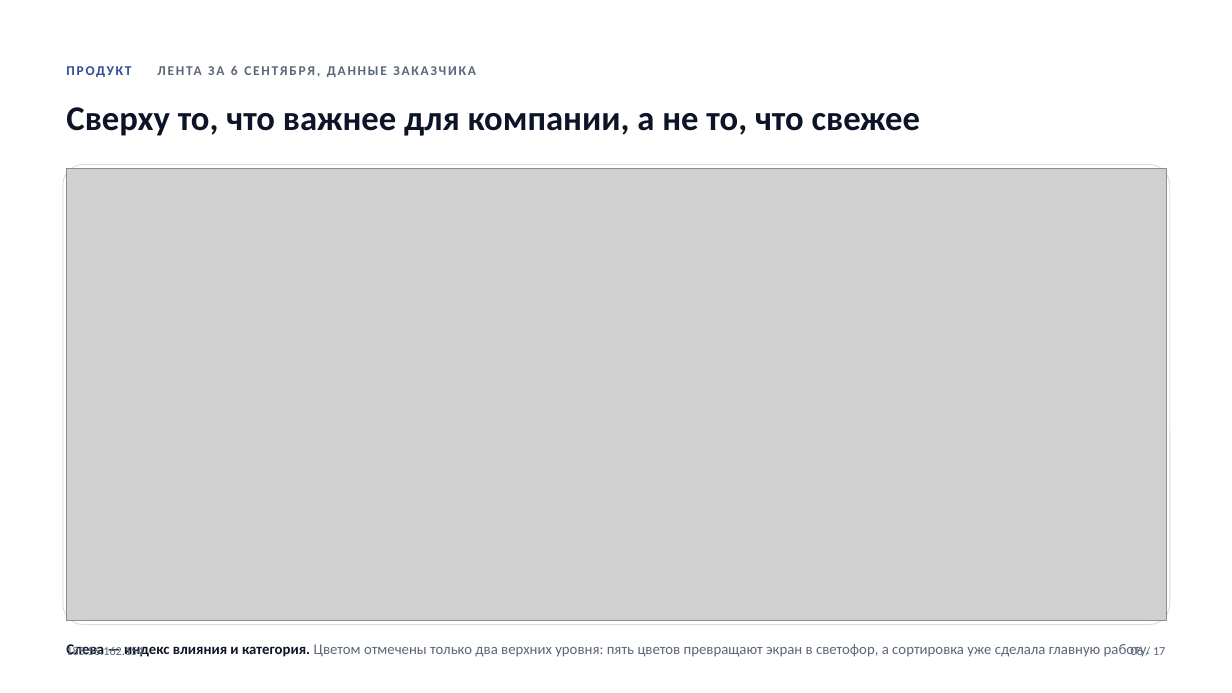
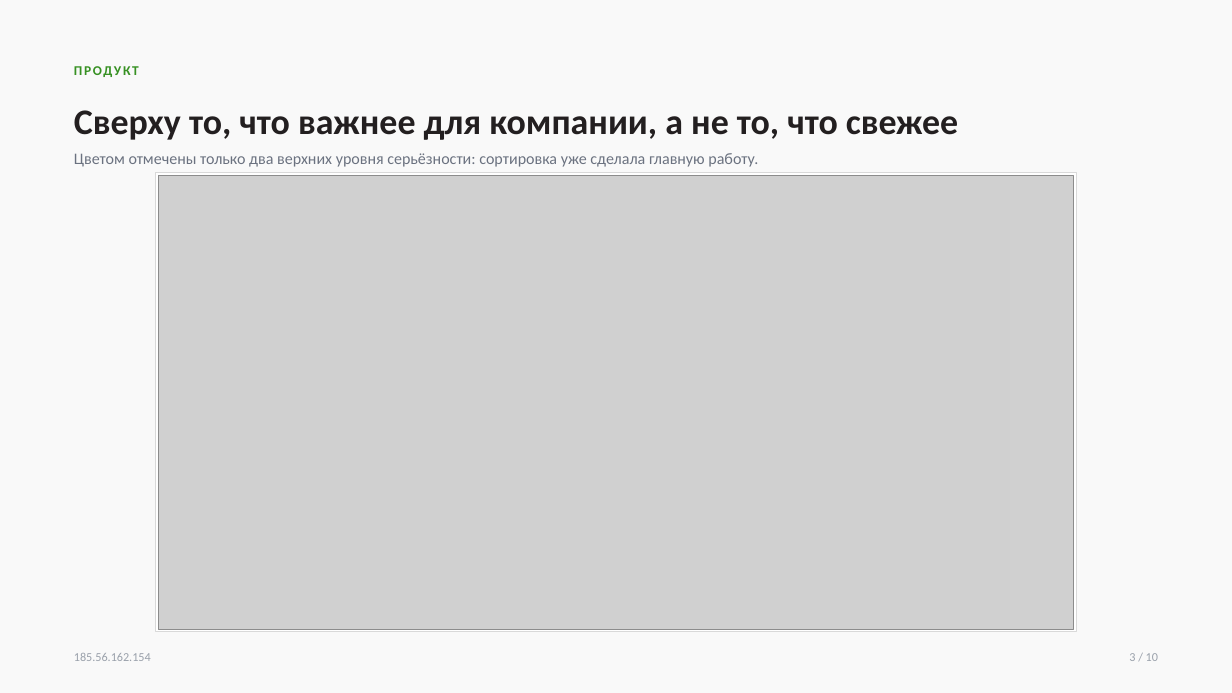
Before and after one commit to veceloe/ai-gpr-center-cifra, a slide deck: slide 4 of docs/product/presentation.pptx (slide 6 before the commit). Drawn at 1232x693 pixels with LibreOffice and Linux fonts; fonts in the diff are those of the drawing; grey boxes stand for pictures; background and template pictures are left out. Boxes give left, top, right and bottom in pixels: in the first picture for what was removed or moved away, otherwise in the second. Text is boxed around its words. In the diff, an @@ line names an element or a change of style, - is before the commit and + after.

```diff
--- a/docs/product/presentation.pptx
+++ b/docs/product/presentation.pptx
@@ rectangle added at bbox=[0, 0, 1232, 693], fill #F9F9F9 @@
@@ text at bbox=[74, 66, 139, 77]: text changed; text colour #5B667A to #379123 @@
-ПРОДУКТ ЛЕНТА ЗА 6 СЕНТЯБРЯ, ДАННЫЕ ЗАКАЗЧИКА
+ПРОДУКТ
@@ text "Сверху то, что важнее для ...": place and size @@
-text "Сверху то, что важнее для ..." at bbox=[66, 107, 920, 136]
+text "Сверху то, что важнее для ..." at bbox=[74, 110, 958, 140]
@@ text "Сверху то, что важнее для ..." at bbox=[74, 110, 958, 140]: size 27 to 28 pt, text colour #0E1428 to #231F20; line spacing 1.08 to 1.14 @@
@@ rounded rectangle removed at bbox=[63, 165, 1170, 625] @@
@@ text at bbox=[74, 153, 758, 167]: text changed; size 11.5 to 12.5 pt; text colour #5B667A to #6B7280 @@
-Слева — индекс влияния и категория. Цветом отмечены только два верхних уровня: пять цветов превращают экран в светофор, а сортировка уже сделала главную работу.
+Цветом отмечены только два верхних уровня серьёзности: сортировка уже сделала главную работу.
@@ rectangle added at bbox=[156, 173, 1077, 632], fill #FFFFFF, outline #D9D9D9 0.75 pt @@
@@ picture: place and size @@
-picture at bbox=[67, 168, 1166, 621]
+picture at bbox=[159, 176, 1074, 629]
@@ text "185.56.162.154": place and size @@
-text "185.56.162.154" at bbox=[66, 645, 143, 657]
+text "185.56.162.154" at bbox=[74, 653, 151, 661]
@@ text "185.56.162.154" at bbox=[74, 653, 151, 661]: text colour #5B667A to #9AA1AB; line spacing 1.28 to 1.32 @@
@@ text added at bbox=[1129, 653, 1158, 661], 9.5 pt, text #9AA1AB @@
+3 / 10
@@ text removed at bbox=[1131, 647, 1165, 656] @@
-06 / 17
```
Also in this commit, not shown: 3 other slides changed, 6 slides added, 13 slides removed, 4 other files.
